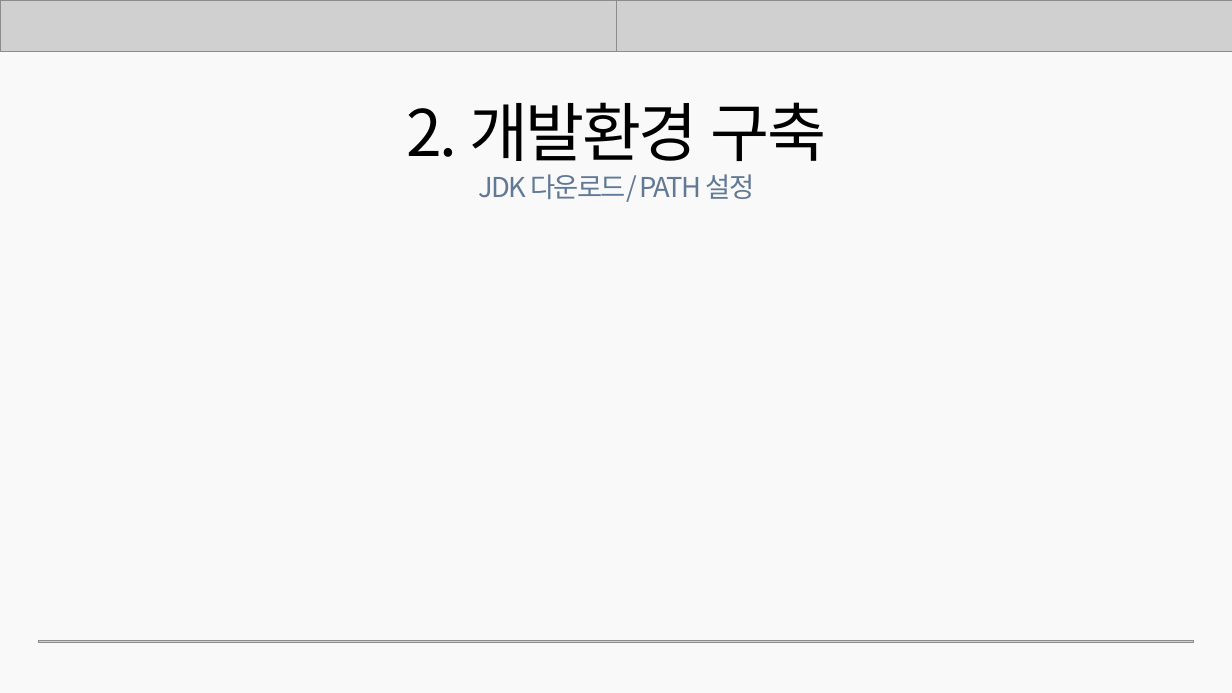
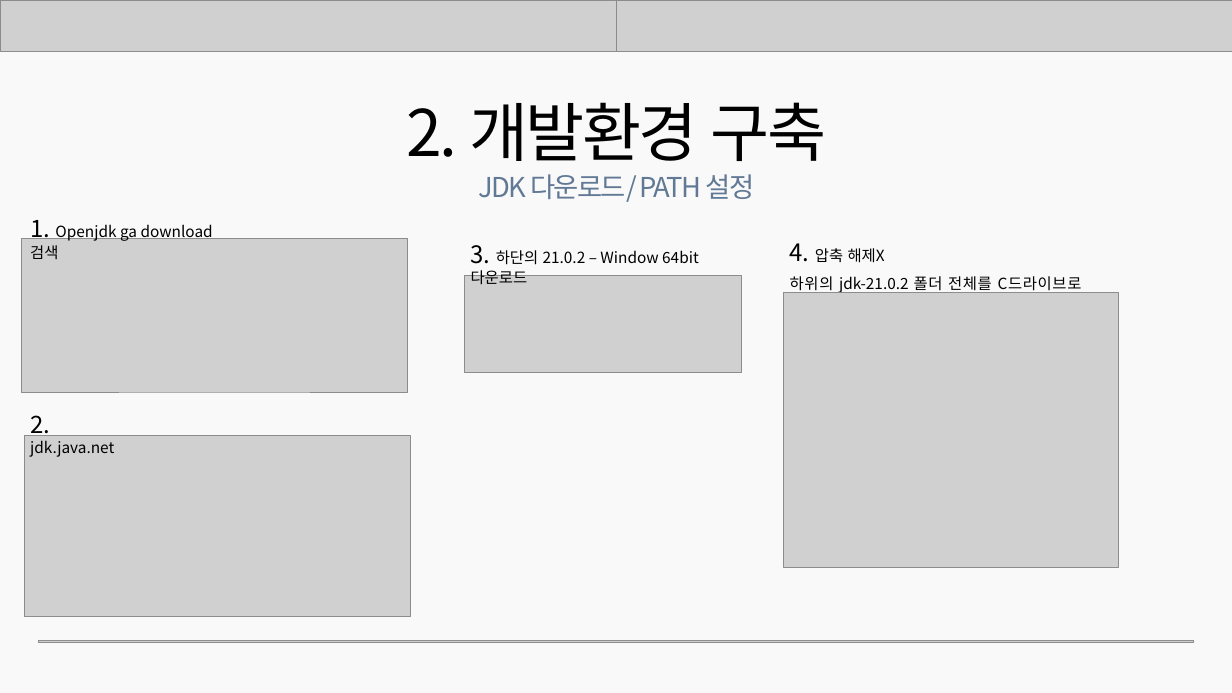
Before and after one commit to rombird/LEELEELIM, a slide deck: slide 8 of 응용SW기초기술활용.pptx (slide 5 before the commit). Drawn at 1232x693 pixels with LibreOffice and Linux fonts; fonts in the diff are those of the drawing; grey boxes stand for pictures. Boxes give left, top, right and bottom in pixels: in the first picture for what was removed or moved away, otherwise in the second. Text is boxed around its words. In the diff, an @@ line names an element or a change of style, - is before the commit and + after.

```diff
--- a/응용SW기초기술활용.pptx
+++ b/응용SW기초기술활용.pptx
@@ picture added at [22, 238, 408, 392] @@
@@ text added at [30, 220, 213, 259], 18 pt, text #000000 @@
+1. Openjdk ga download 검색
@@ text added at [471, 245, 699, 285], 18 pt, text #000000 @@
+3. 하단의 21.0.2 – Window 64bit 다운로드
@@ text added at [790, 243, 1082, 294], 18 pt, text #000000 @@
+4. 압축 해제X
+하위의 jdk-21.0.2 폴더 전체를 C드라이브로 이동
@@ picture added at [464, 276, 741, 373] @@
@@ picture added at [784, 293, 1118, 567] @@
@@ text added at [30, 415, 114, 457], 18 pt, text #000000 @@
+2. jdk.java.net
@@ picture added at [24, 436, 410, 617] @@
```
Also in this commit, not shown: 13 other slides changed, 9 slides added.
